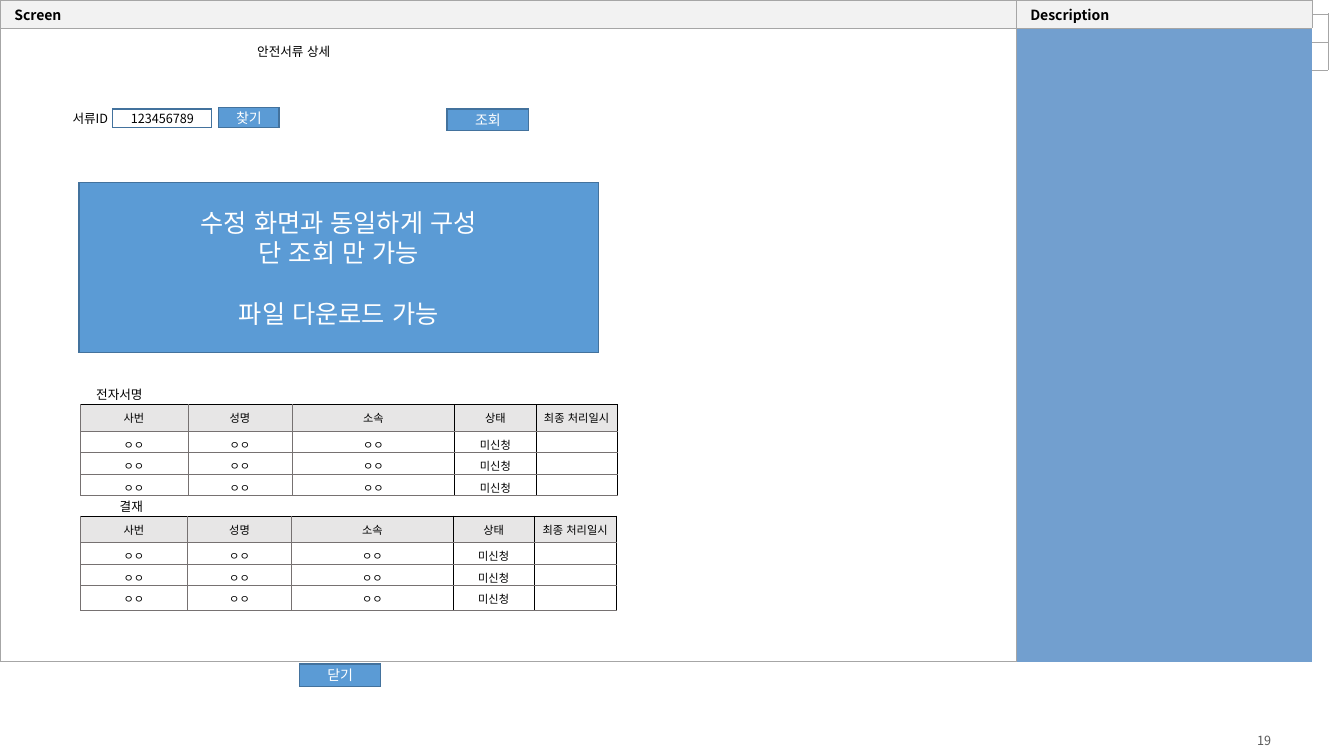
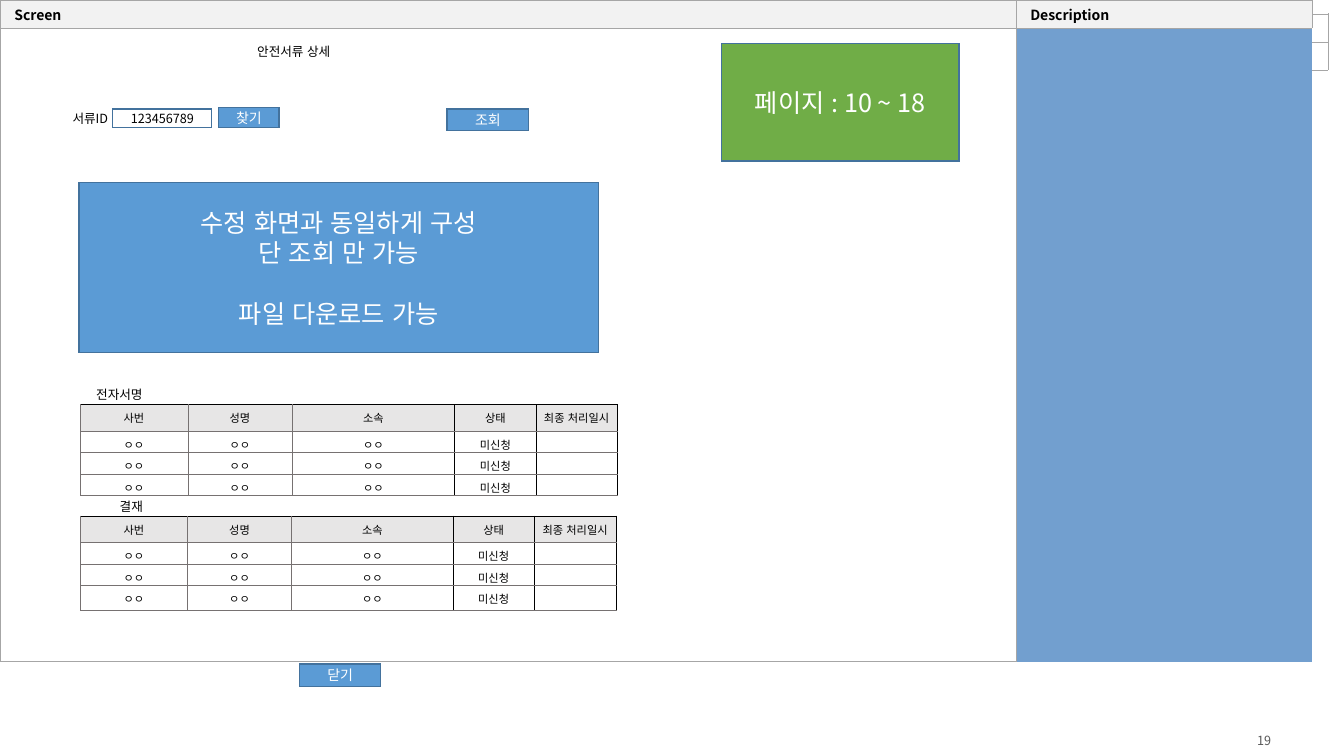
Before and after one commit to yamdeng/ktds-publish, a slide deck: slide 19 of docs/화면설계_안전서류관리_20210701.pptx. Drawn at 1344x756 pixels with LibreOffice and Linux fonts; fonts in the diff are those of the drawing. Boxes give left, top, right and bottom in pixels: in the first picture for what was removed or moved away, otherwise in the second. Text is boxed around its words. In the diff, an @@ line names an element or a change of style, - is before the commit and + after.

```diff
--- a/docs/화면설계_안전서류관리_20210701.pptx
+++ b/docs/화면설계_안전서류관리_20210701.pptx
@@ rectangle added at (x1=722, y1=43, x2=960, y2=161), fill #70AD47, outline #43739E 1 pt, 18 pt, text #FFFFFF @@
+페이지 : 10 ~ 18
```
Also in this commit, not shown: 36 other slides changed, 4 other files.
